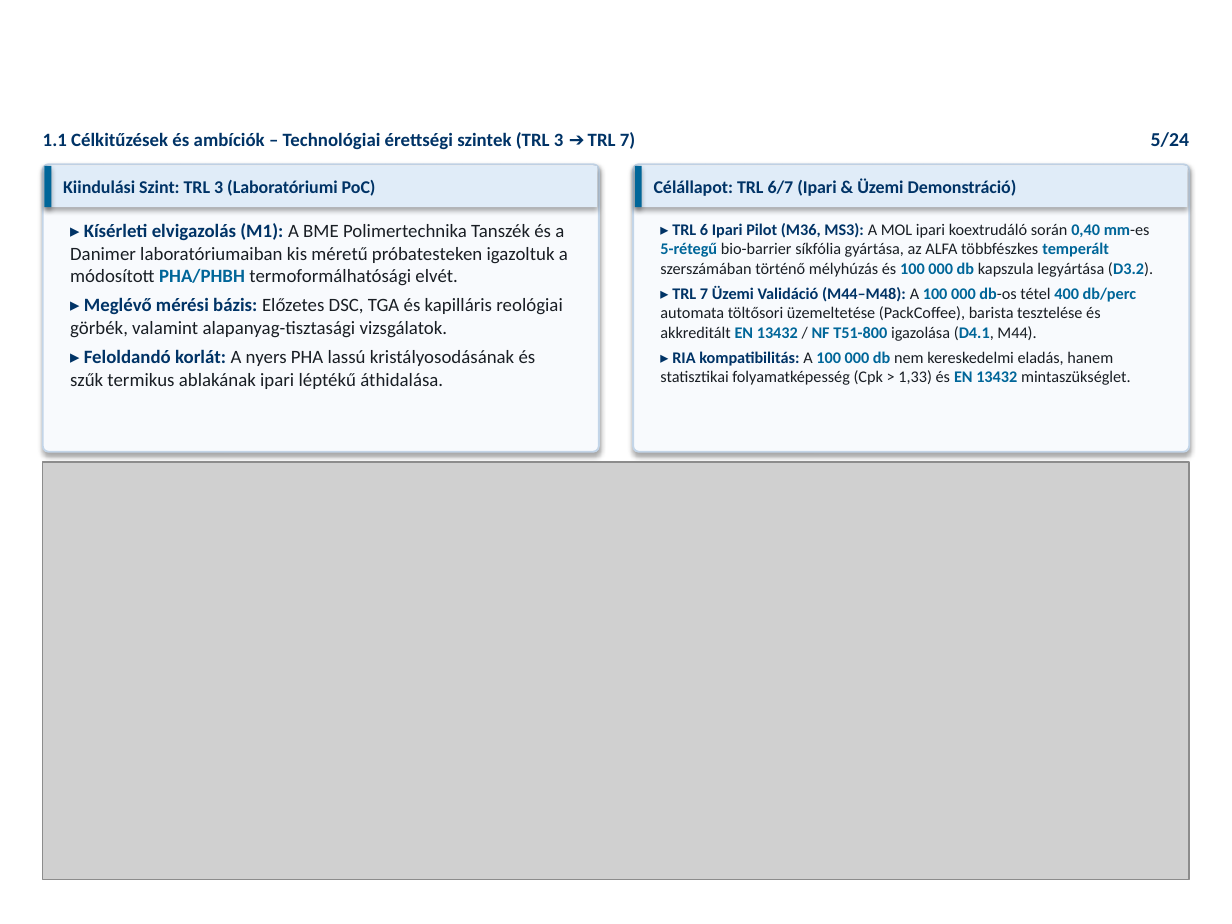
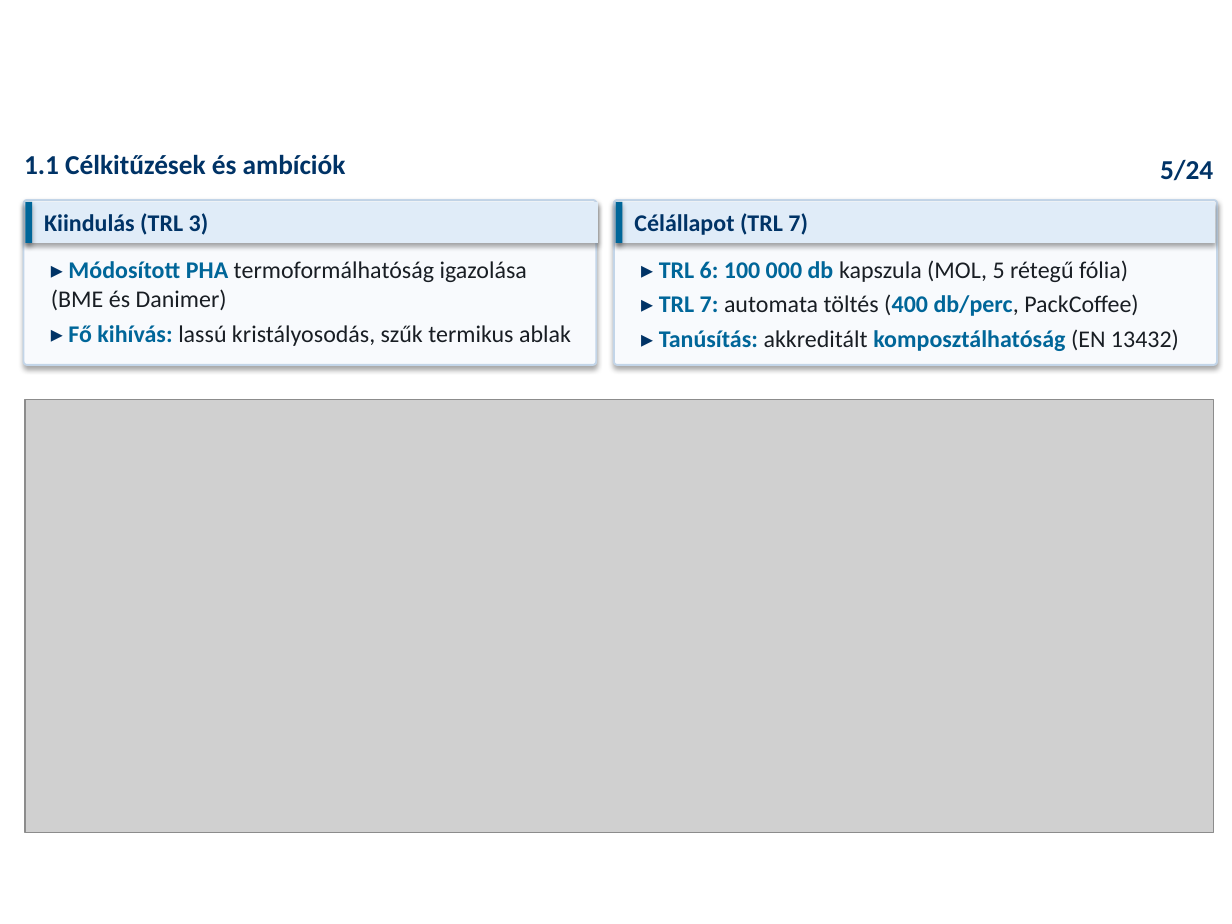
Before and after one commit to RMarci44/Fenntarthato-hulladek-projekt, a slide deck: slide 5 of PHACK_Prezentacio_Vegleges.pptx. Drawn at 1232x924 pixels with LibreOffice and Linux fonts; fonts in the diff are those of the drawing; grey boxes stand for pictures; background and template pictures are left out. Boxes give left, top, right and bottom in pixels: in the first picture for what was removed or moved away, otherwise in the second. Text is boxed around its words. In the diff, an @@ line names an element or a change of style, - is before the commit and + after.

```diff
--- a/PHACK_Prezentacio_Vegleges.pptx
+++ b/PHACK_Prezentacio_Vegleges.pptx
@@ text at [24, 154, 346, 175]: text changed; size 11 to 16 pt @@
-1.1 Célkitűzések és ambíciók – Technológiai érettségi szintek (TRL 3 ➔ TRL 7)
+1.1 Célkitűzések és ambíciók
@@ text "5/24": place and size @@
-text "5/24" at [1151, 132, 1189, 147]
+text "5/24" at [1160, 159, 1213, 181]
@@ text "5/24" at [1160, 159, 1213, 181]: size 11.5 to 16 pt @@
@@ rounded rectangle: place and size @@
-rounded rectangle at [43, 164, 599, 451]
+rounded rectangle at [23, 200, 596, 365]
@@ rectangle: place and size @@
-rectangle at [44, 166, 598, 207]
+rectangle at [26, 202, 599, 243]
@@ rectangle: place and size @@
-rectangle at [44, 166, 52, 207]
+rectangle at [26, 202, 33, 243]
@@ rounded rectangle: place and size @@
-rounded rectangle at [633, 164, 1189, 451]
+rounded rectangle at [614, 200, 1217, 365]
@@ rectangle: place and size @@
-rectangle at [634, 166, 642, 207]
+rectangle at [616, 202, 623, 243]
@@ rectangle: place and size @@
-rectangle at [634, 166, 1188, 207]
+rectangle at [616, 202, 1216, 243]
@@ text at [44, 213, 209, 235]: text changed; size 10.5 to 14 pt @@
-Kiindulási Szint: TRL 3 (Laboratóriumi PoC)
+Kiindulás (TRL 3)
@@ text at [634, 213, 808, 235]: text changed; size 10.5 to 14 pt @@
-Célállapot: TRL 6/7 (Ipari & Üzemi Demonstráció)
+Célállapot (TRL 7)
@@ text at [51, 261, 571, 346]: text changed; size 11 to 14 pt @@
-▸ Kísérleti elvigazolás (M1): A BME Polimertechnika Tanszék és a Danimer laboratóriumaiban kis méretű próbatesteken igazoltuk a módosított PHA/PHBH termoformálhatósági elvét.
-▸ Meglévő mérési bázis: Előzetes DSC, TGA és kapilláris reológiai görbék, valamint alapanyag-tisztasági vizsgálatok.
-▸ Feloldandó korlát: A nyers PHA lassú kristályosodásának és szűk termikus ablakának ipari léptékű áthidalása.
+▸ Módosított PHA termoformálhatóság igazolása
+(BME és Danimer)
+▸ Fő kihívás: lassú kristályosodás, szűk termikus ablak
@@ text at [659, 261, 1179, 351]: text changed; size 9.5 to 14 pt @@
-▸ TRL 6 Ipari Pilot (M36, MS3): A MOL ipari koextrudáló során 0,40 mm-es 5-rétegű bio-barrier síkfólia gyártása, az ALFA többfészkes temperált szerszámában történő mélyhúzás és 100 000 db kapszula legyártása (D3.2).
-▸ TRL 7 Üzemi Validáció (M44–M48): A 100 000 db-os tétel 400 db/perc automata töltősori üzemeltetése (PackCoffee), barista tesztelése és akkreditált EN 13432 / NF T51-800 igazolása (D4.1, M44).
-▸ RIA kompatibilitás: A 100 000 db nem kereskedelmi eladás, hanem statisztikai folyamatképesség (Cpk > 1,33) és EN 13432 mintaszükséglet.
+▸ TRL 6: 100 000 db kapszula (MOL, 5 rétegű fólia)
+▸ TRL 7: automata töltés (400 db/perc, PackCoffee)
+▸ Tanúsítás: akkreditált komposztálhatóság (EN 13432)
@@ picture: place and size @@
-picture at [43, 462, 1190, 880]
+picture at [25, 399, 1214, 832]
```
Also in this commit, not shown: 4 other slides changed, 13 other files.
